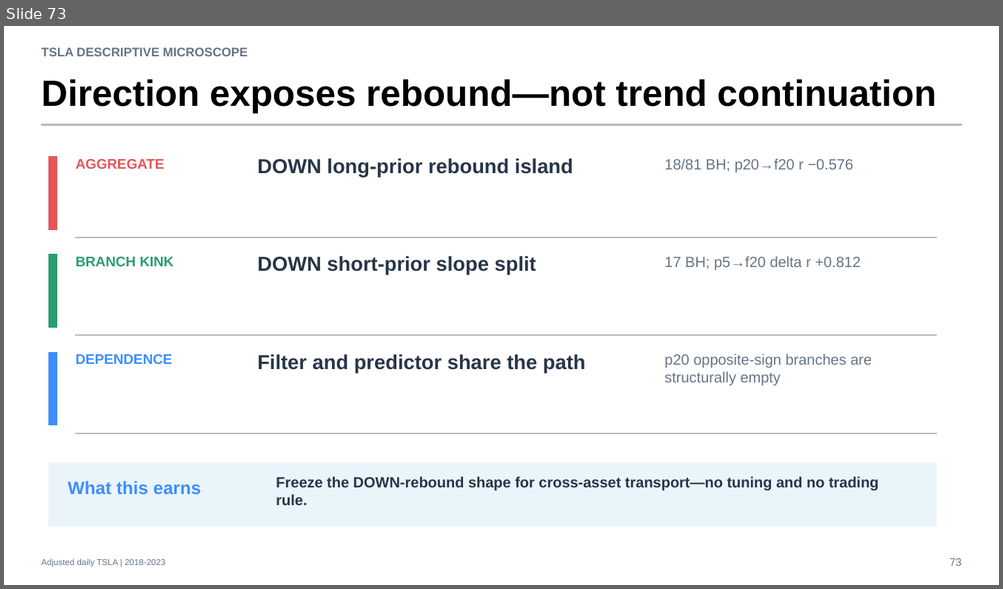
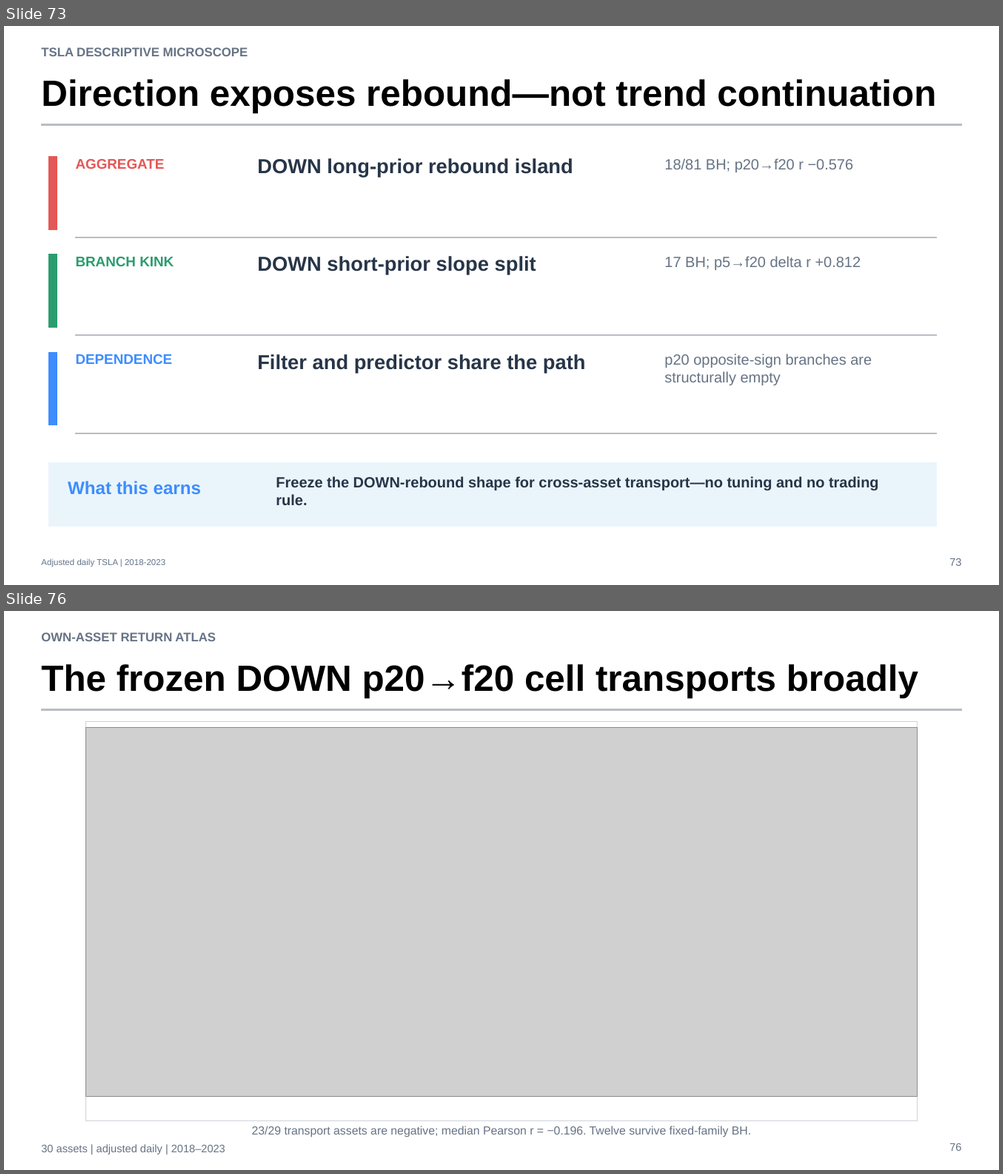
Before and after one commit to Francisc0Franc0/Time-Series-Modeling-Gen5, a slide deck: operator_hypothesis_lab/presentations/tsla_descriptive_microscope_evidence.pptx. Shown one above the other, each under a label of ours: slide 73 before the commit, slides 73 and 76 after it; the slides between them are not shown. The pictures are 1003x589 and 1003x1174 pixels, drawn with LibreOffice and Linux fonts; fonts in the diff are those of the drawing; grey boxes stand for pictures. Boxes give left, top, right and bottom in pixels: in the first picture for what was removed or moved away, otherwise in the second. Text is boxed around its words. In the diff, an @@ line names an element or a change of style, - is before the commit and + after.

Commit message:
Add balanced own-asset return geometry atlas

```diff
--- a/operator_hypothesis_lab/presentations/tsla_descriptive_microscope_evidence.pptx
+++ b/operator_hypothesis_lab/presentations/tsla_descriptive_microscope_evidence.pptx
@@ slide 76 added at (4,611,999,1170), background #FFFFFF @@
@@ text added at (41,632,216,641), 12 pt, text #667384, bold @@
+OWN-ASSET RETURN ATLAS
@@ text added at (41,664,918,698), 35.2 pt, text #000000, bold @@
+The frozen DOWN p20→f20 cell transports broadly
@@ rectangle added at (41,709,962,710), fill #B8BCC4, outline #B8BCC4 0 pt @@
@@ rectangle added at (85,721,917,1122), fill #FFFFFF, outline #CDD3DA 0.75 pt @@
@@ picture added at (85,727,917,1096) @@
@@ text added at (252,1126,751,1138), 11.2 pt, text #667384 @@
+23/29 transport assets are negative; median Pearson r = −0.196. Twelve survive fixed-family BH.
@@ text added at (41,1145,225,1155), 10.5 pt, text #667384 @@
+30 assets | adjusted daily | 2018–2023
@@ text added at (949,1144,961,1151), 10.5 pt, text #667384 @@
+76
```
Also in this commit, not shown: 8 other slides added, 8 other files.
